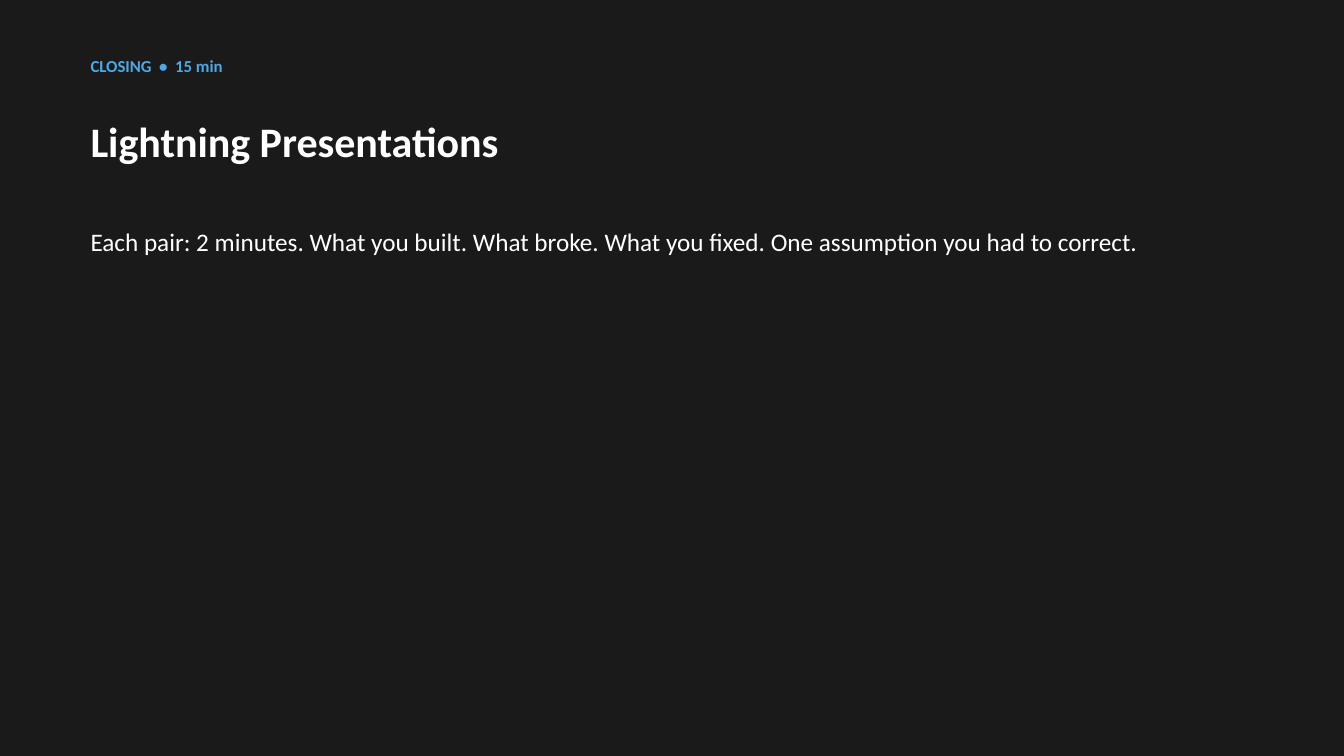
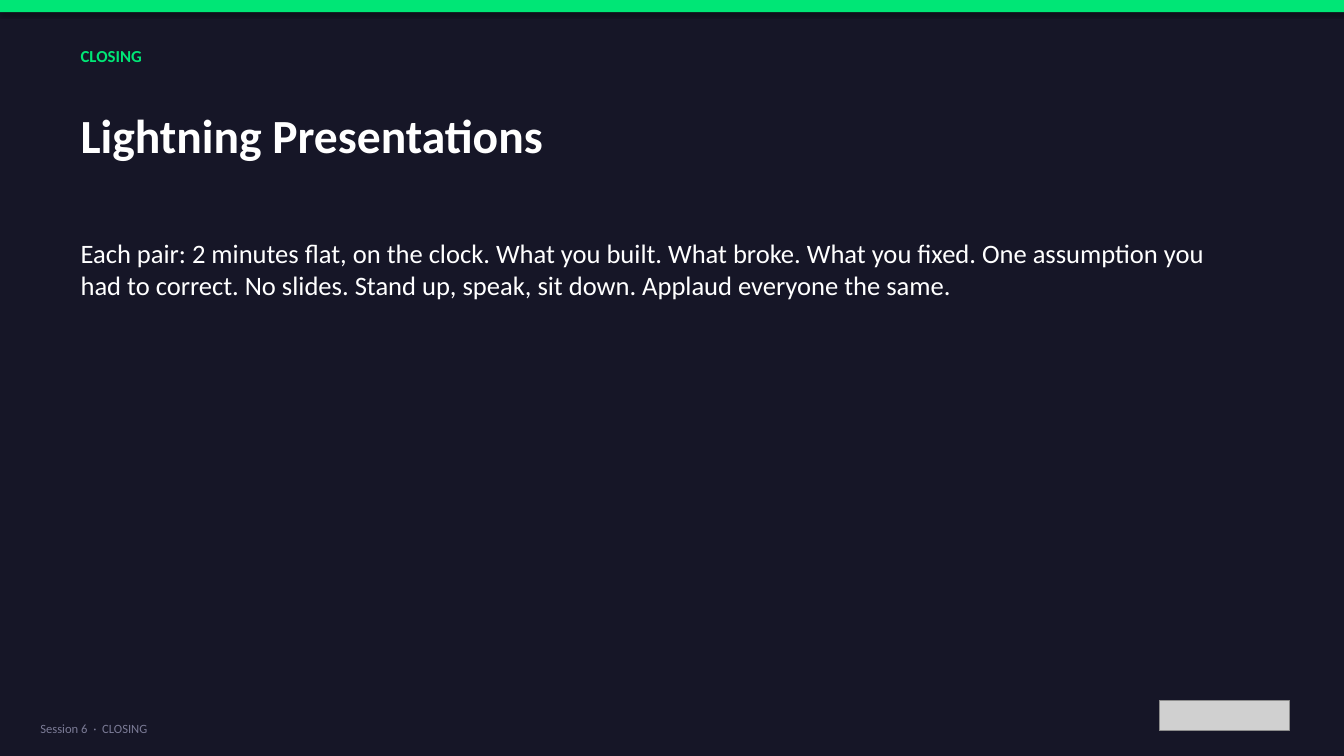
Before and after one commit to bh1ff/cpd-v2, a slide deck: slide 28 of assets/downloads/Session-6-Build-Something-Real.pptx (slide 15 before the commit). Drawn at 1344x756 pixels with LibreOffice and Linux fonts; fonts in the diff are those of the drawing; grey boxes stand for pictures. Boxes give left, top, right and bottom in pixels: in the first picture for what was removed or moved away, otherwise in the second. Text is boxed around its words. In the diff, an @@ line names an element or a change of style, - is before the commit and + after.

Commit message:
Session 6 rework: Build Something Real — build / test / iterate against 4 criteria
- 24 activities across D-A-K-D-C
- New LIA aim: leave with a working prototype to deploy with a real group in 4 weeks
- DISCOVER: Best Moment · Worst Moment · Quality Criteria Vote · Name a Good One · The Choose Test
- ACTIVITY: Define Your Group · Pick Your Tool · Build It (45 min strict) · One-Sentence Elevator · Self-Check · Readiness Stand-Up
- KEY IDEAS: Four criteria, three failures — Failure Mode Bingo · The 60-Second Rule · Whose Problem Are You Solving? · The Tool Dies Tomorrow Question
- DISCUSSION: Peer Test R1 · Iterate Fix One Thing · Peer Test R2 · Before vs After · The Critics' Circle
- CLOSING: Lightning Presentations · Programme Reflection · Final Takeaway · Deploy Date
- Opening Q: What does good digital youth work look like?
- Closing Q: If the tool changed tomorrow, what standards would still apply?
- Takeaway: deploy with real group within 4 weeks, write 1–2pp justification

```diff
--- a/assets/downloads/Session-6-Build-Something-Real.pptx
+++ b/assets/downloads/Session-6-Build-Something-Real.pptx
@@ background #1A1A1A to #161627 @@
@@ rectangle added at (0, 0, 1344, 12), fill #00E676 @@
@@ text at (81, 51, 142, 62): text changed; text colour #4EA8E6 to #00E676 @@
-CLOSING • 15 min
+CLOSING
@@ text "Lightning Presentations": place and size @@
-text "Lightning Presentations" at (91, 127, 499, 164)
+text "Lightning Presentations" at (81, 119, 542, 161)
@@ text "Lightning Presentations" at (81, 119, 542, 161): size 30 to 34 pt @@
@@ text at (81, 244, 1204, 300): text changed; size 18 to 19 pt @@
-Each pair: 2 minutes. What you built. What broke. What you fixed. One assumption you had to correct.
+Each pair: 2 minutes flat, on the clock. What you built. What broke. What you fixed. One assumption you had to correct. No slides. Stand up, speak, sit down. Applaud everyone the same.
@@ picture added at (1159, 701, 1290, 731) @@
@@ text added at (40, 724, 147, 733), 9 pt, text #7B7B96 @@
+Session 6 · CLOSING
```
Also in this commit, not shown: 13 other slides changed, 18 slides added, 4 slides removed, 3 other files.
